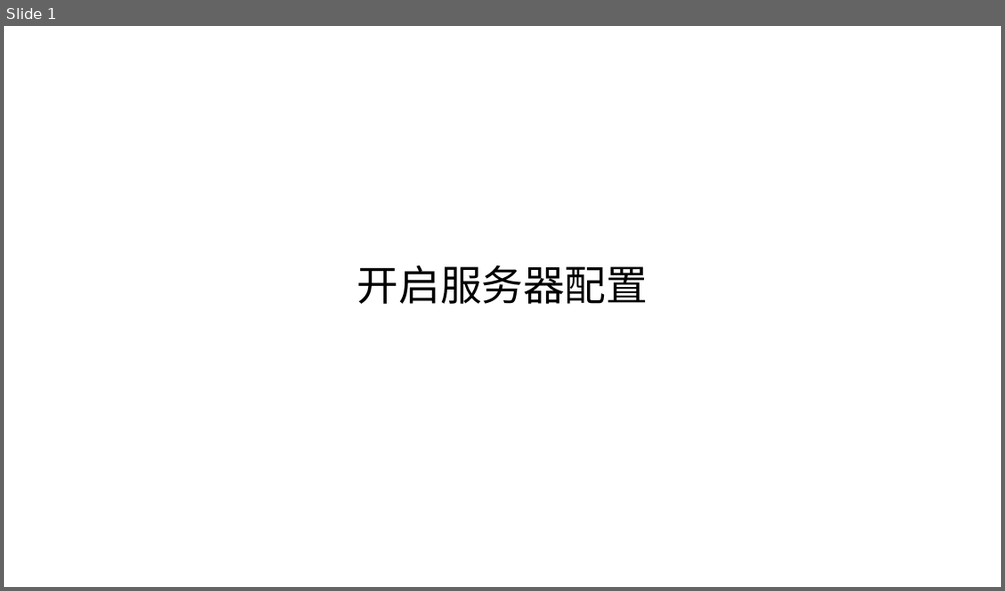
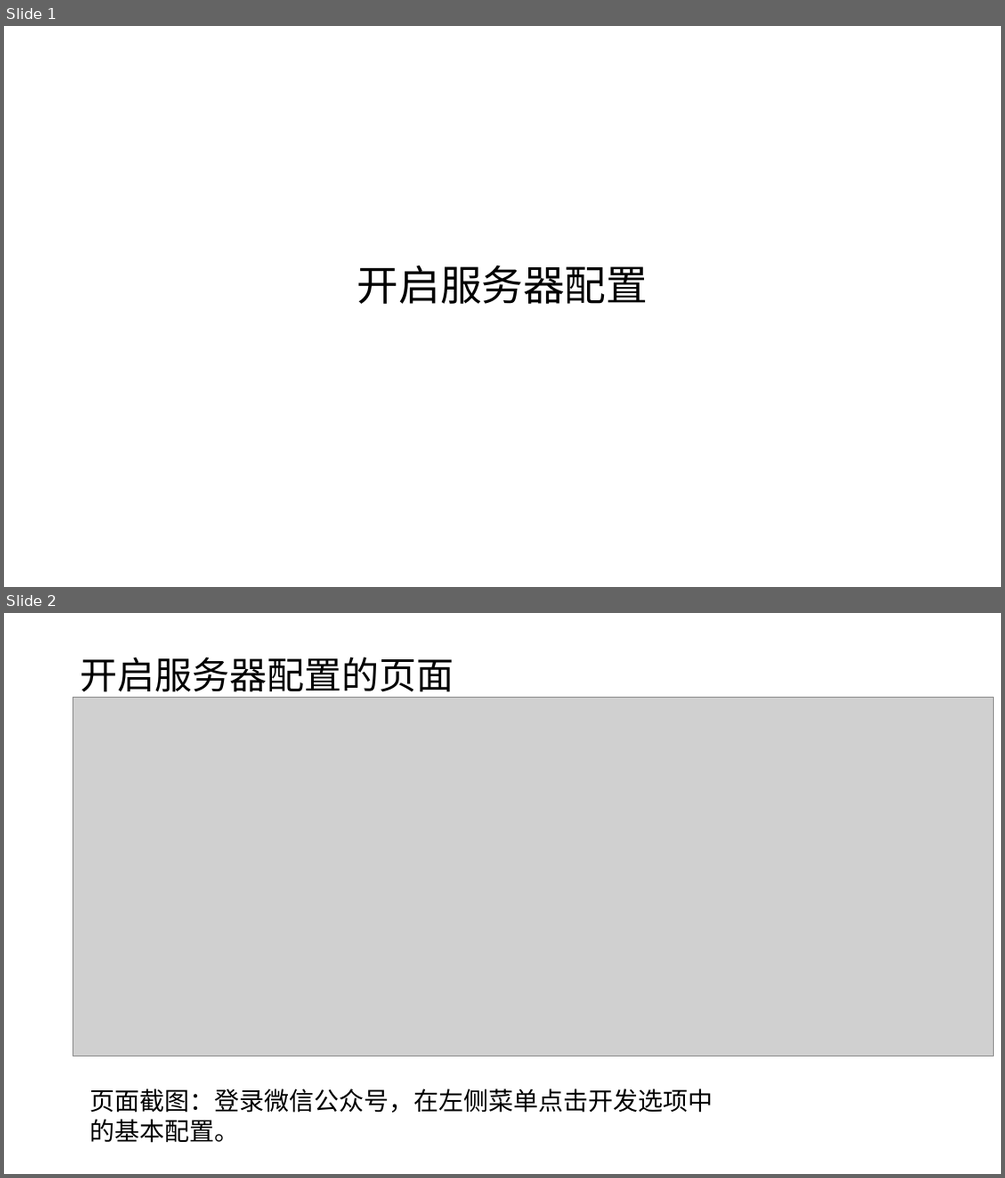
Before and after one commit to edu2act/course-wechat-and-miniprogram, a slide deck: ch02/开启服务器配置.pptx. Shown one above the other, each under a label of ours: slide 1 before the commit, slides 1 and 2 after it. The pictures are 1005x591 and 1005x1178 pixels, drawn with LibreOffice and Linux fonts; fonts in the diff are those of the drawing; grey boxes stand for pictures. Boxes give left, top, right and bottom in pixels: in the first picture for what was removed or moved away, otherwise in the second. Text is boxed around its words. In the diff, an @@ line names an element or a change of style, - is before the commit and + after.

```diff
--- a/ch02/开启服务器配置.pptx
+++ b/ch02/开启服务器配置.pptx
@@ slide 2 added at bbox=[4, 613, 1001, 1174], background #FFFFFF @@
@@ title added at bbox=[80, 657, 453, 698], 36 pt, text #000000 @@
+开启服务器配置的页面
@@ picture added at bbox=[73, 698, 994, 1055] @@
@@ text added at bbox=[90, 1088, 713, 1143], 24 pt, text #000000 @@
+页面截图：登录微信公众号，在左侧菜单点击开发选项中的基本配置。
```
Also in this commit, not shown: 1 slide changed, 3 other slides added, 1 slide removed, 7 other files.
